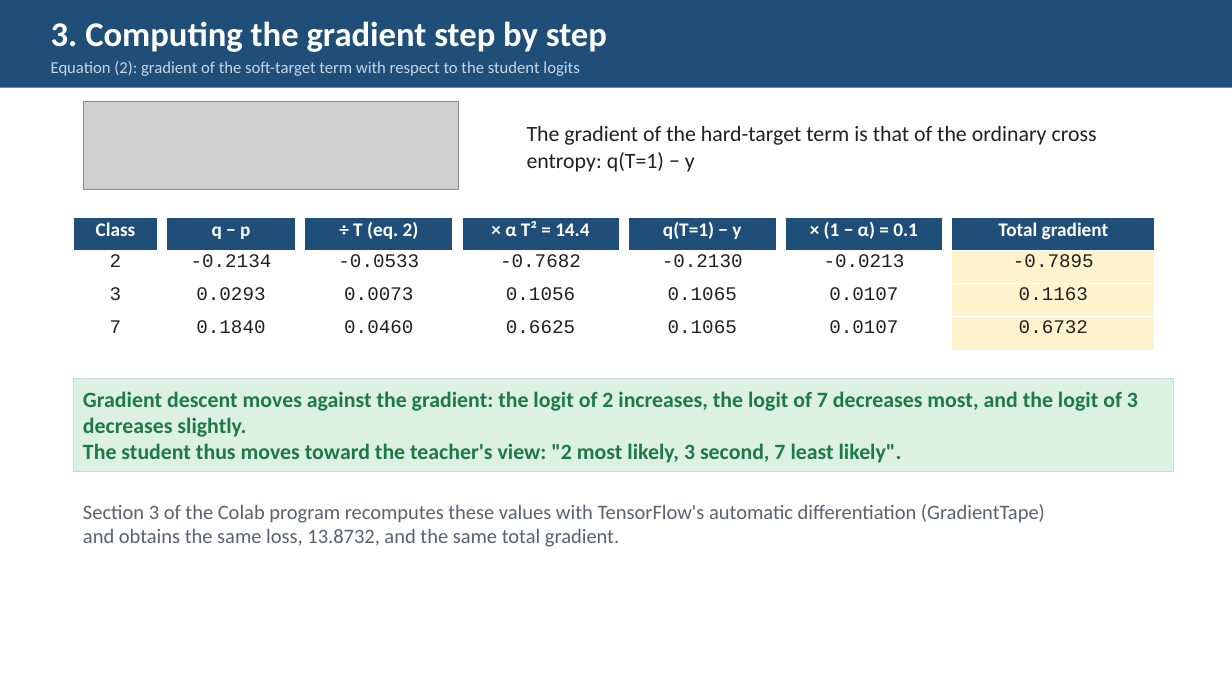
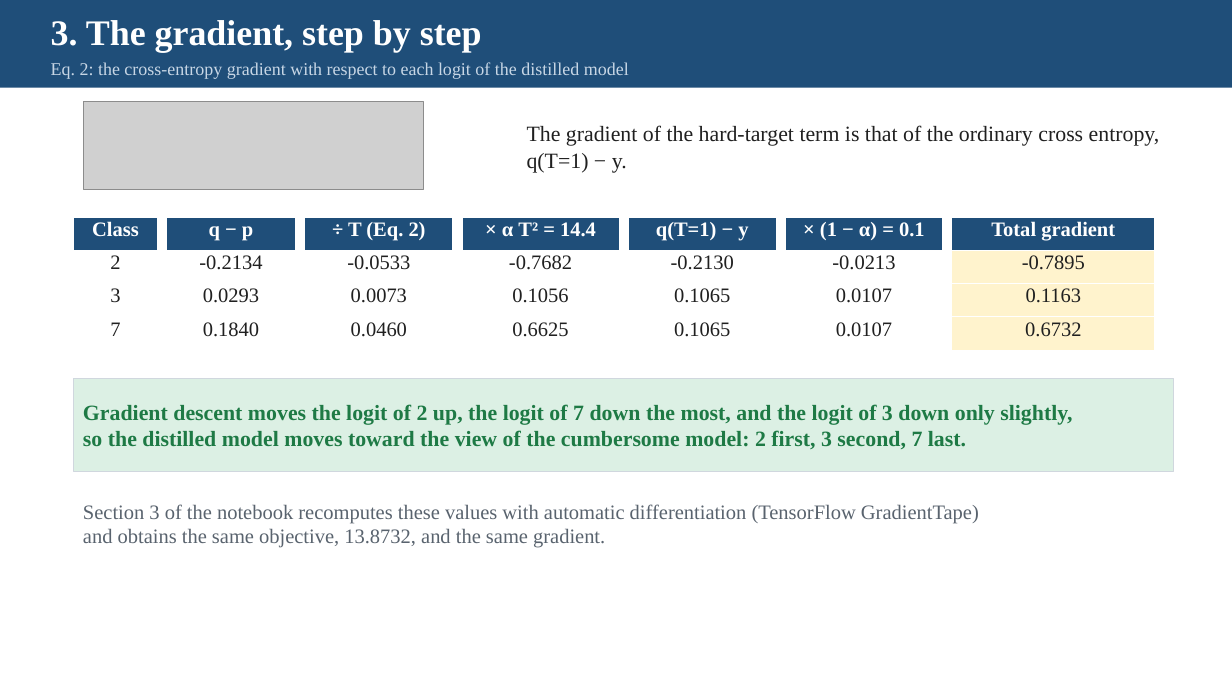
Before and after one commit to pychang-ai/115-1_DLMA, a slide deck: slide 12 of topics/knowledge-distillation/Knowledge_Distillation_slides_EN.pptx (slide 11 before the commit). Drawn at 1232x693 pixels with LibreOffice and Linux fonts; fonts in the diff are those of the drawing; grey boxes stand for pictures. Boxes give left, top, right and bottom in pixels: in the first picture for what was removed or moved away, otherwise in the second. Text is boxed around its words. In the diff, an @@ line names an element or a change of style, - is before the commit and + after.

```diff
--- a/topics/knowledge-distillation/Knowledge_Distillation_slides_EN.pptx
+++ b/topics/knowledge-distillation/Knowledge_Distillation_slides_EN.pptx
@@ text at (51, 20, 482, 53): text changed; size 27 to 28 pt; font Calibri to Times New Roman @@
-3. Computing the gradient step by step
+3. The gradient, step by step
@@ text at (51, 62, 629, 79): text changed; size 13 to 14 pt; font Calibri to Times New Roman @@
-Equation (2): gradient of the soft-target term with respect to the student logits
+Eq. 2: the cross-entropy gradient with respect to each logit of the distilled model
@@ picture: place and size @@
-picture at (83, 102, 458, 189)
+picture at (83, 102, 423, 189)
@@ text at (527, 125, 1160, 173): text changed; font Calibri to Times New Roman @@
-The gradient of the hard-target term is that of the ordinary cross entropy: q(T=1) − y
+The gradient of the hard-target term is that of the ordinary cross entropy, q(T=1) − y.
@@ table at (74, 217, 157, 350) @@
@@ size 15 to 16 pt @@
@@ font Calibri to Times New Roman in "Class" @@
@@ font Courier New to Times New Roman in "2", "3", "7" @@
@@ table at (166, 217, 296, 350) @@
@@ size 15 to 16 pt @@
@@ font Calibri to Times New Roman in "q − p" @@
@@ font Courier New to Times New Roman in "-0.2134", "0.0293", "0.1840" @@
@@ table at (305, 217, 453, 350) @@
-row 1, column 1: ÷ T (eq. 2)
+row 1, column 1: ÷ T (Eq. 2)
@@ size 15 to 16 pt, font Courier New to Times New Roman in "-0.0533", "0.0073", "0.0460" @@
@@ table at (462, 217, 619, 350) @@
@@ size 15 to 16 pt @@
@@ font Calibri to Times New Roman in "× α T² = 14.4" @@
@@ font Courier New to Times New Roman in "-0.7682", "0.1056", "0.6625" @@
@@ table at (628, 217, 776, 350) @@
@@ size 15 to 16 pt @@
@@ font Calibri to Times New Roman in "q(T=1) − y" @@
@@ font Courier New to Times New Roman in "-0.2130", "0.1065", "0.1065" @@
@@ table at (786, 217, 943, 350) @@
@@ size 15 to 16 pt @@
@@ font Calibri to Times New Roman in "× (1 − α) = 0.1" @@
@@ font Courier New to Times New Roman in "-0.0213", "0.0107", "0.0107" @@
@@ table at (952, 217, 1155, 350) @@
@@ size 15 to 16 pt @@
@@ font Calibri to Times New Roman in "Total gradient" @@
@@ font Courier New to Times New Roman in "-0.7895", "0.1163", "0.6732" @@
@@ text in rectangle at (83, 404, 1072, 449): text changed; font Calibri to Times New Roman @@
-Gradient descent moves against the gradient: the logit of 2 increases, the logit of 7 decreases most, and the logit of 3 decreases slightly.
-The student thus moves toward the teacher's view: "2 most likely, 3 second, 7 least likely".
+Gradient descent moves the logit of 2 up, the logit of 7 down the most, and the logit of 3 down only slightly,
+so the distilled model moves toward the view of the cumbersome model: 2 first, 3 second, 7 last.
@@ text at (83, 504, 979, 548): text changed; font Calibri to Times New Roman @@
-Section 3 of the Colab program recomputes these values with TensorFlow's automatic differentiation (GradientTape)
-and obtains the same loss, 13.8732, and the same total gradient.
+Section 3 of the notebook recomputes these values with automatic differentiation (TensorFlow GradientTape)
+and obtains the same objective, 13.8732, and the same gradient.
```
Also in this commit, not shown: 16 other slides changed, 2 slides added, 1 slide removed, 15 other files.
